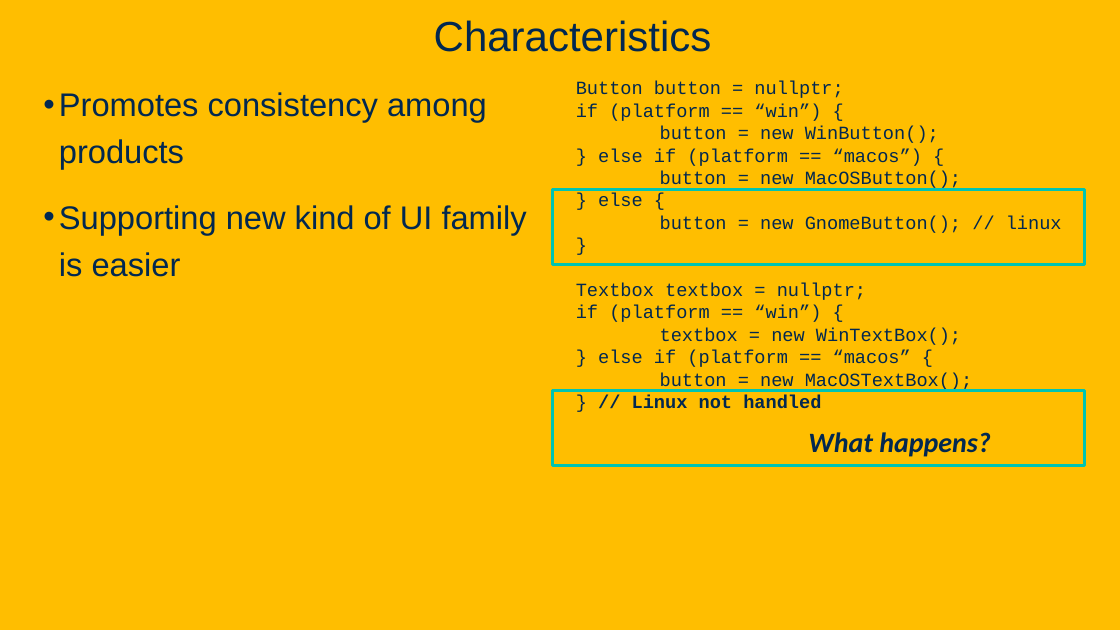
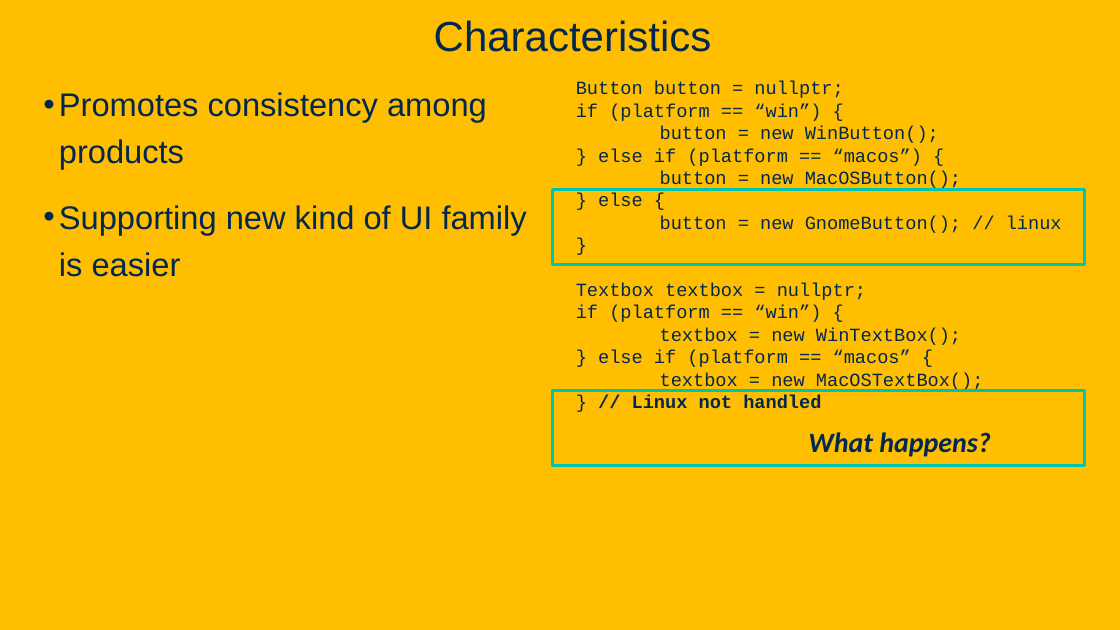
Before and after one commit to davsec-teaching/ECS_160, a slide deck: slide 35 of slides/DesignPatterns.pptx (slide 34 before the commit). Drawn at 1120x630 pixels with LibreOffice and Linux fonts; fonts in the diff are those of the drawing; background and template pictures are left out. Boxes give left, top, right and bottom in pixels: in the first picture for what was removed or moved away, otherwise in the second. Text is boxed around its words. In the diff, an @@ line names an element or a change of style, - is before the commit and + after.

```diff
--- a/slides/DesignPatterns.pptx
+++ b/slides/DesignPatterns.pptx
@@ text at (576, 283, 984, 409): text changed @@
-Textbox textbox = nullptr;
-if (platform == “win”) {
-textbox = new WinTextBox();
-} else if (platform == “macos” {
-button = new MacOSTextBox();
-} // Linux not handled
+Textbox textbox = nullptr;
+if (platform == “win”) {
+textbox = new WinTextBox();
+} else if (platform == “macos” {
+textbox = new MacOSTextBox();
+} // Linux not handled
```
Also in this commit, not shown: 18 other slides changed, 1 slide added, 1 other file.
